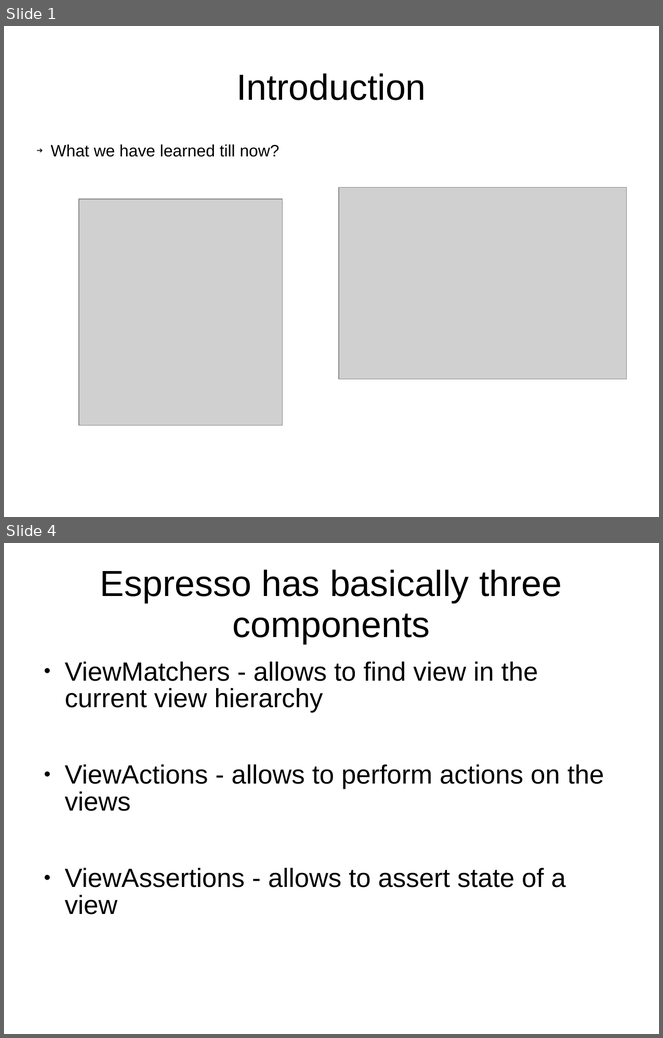
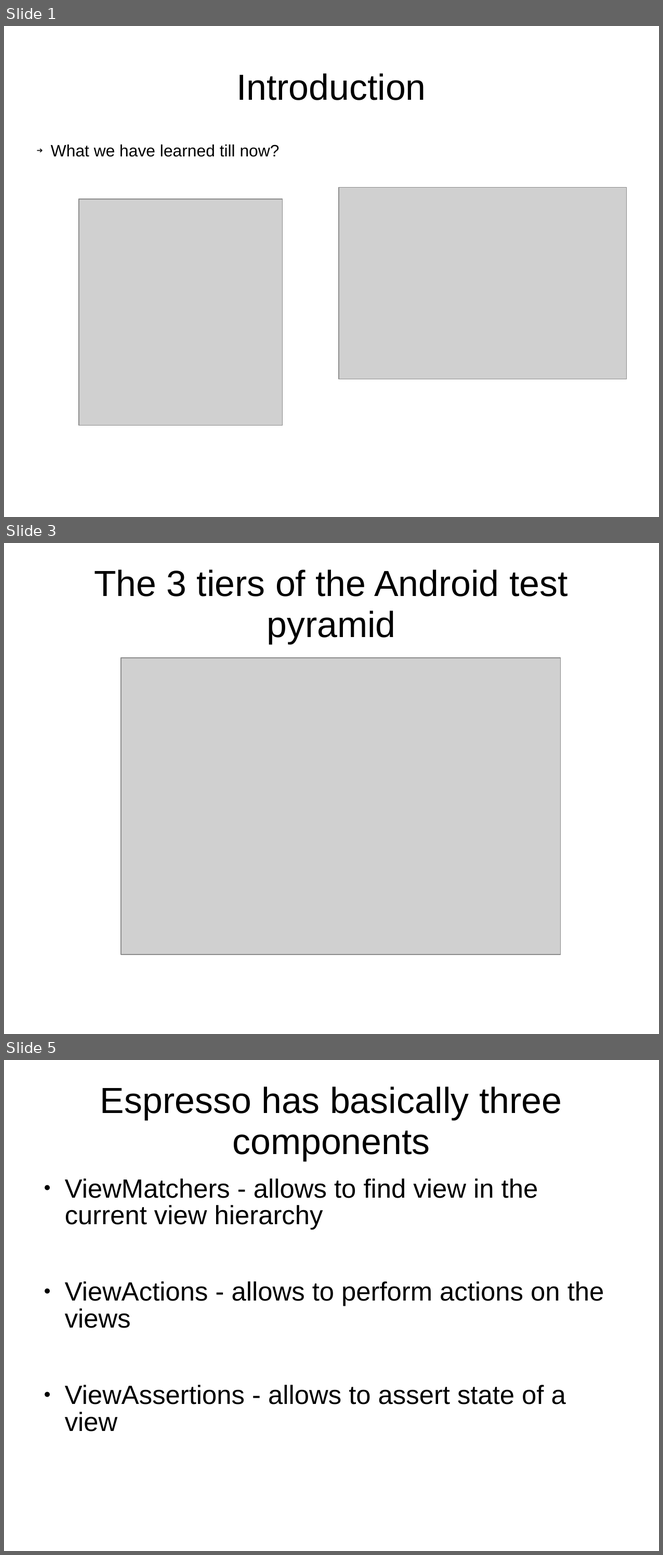
Before and after one commit to prasannakumark/DemoUnitTestCases, a slide deck: DemoUnitTest/Espresso1.ppt. Shown one above the other, each under a label of ours: slides 1 and 4 before the commit, slides 1, 3 and 5 after it; the slides between them are not shown. The pictures are 663x1038 and 663x1555 pixels, drawn with LibreOffice and Linux fonts; fonts in the diff are those of the drawing; grey boxes stand for pictures. Boxes give left, top, right and bottom in pixels: in the first picture for what was removed or moved away, otherwise in the second. Text is boxed around its words. In the diff, an @@ line names an element or a change of style, - is before the commit and + after.

```diff
--- a/DemoUnitTest/Espresso1.ppt
+++ b/DemoUnitTest/Espresso1.ppt
@@ slide 3 added at box(4, 543, 659, 1034), background #FFFFFF @@
@@ title added at box(94, 570, 568, 644), 44 pt, text #000000 @@
+The 3 tiers of the Android test pyramid
@@ picture added at box(121, 658, 561, 954) @@
@@ what was slide 4 is now slide 5 @@
```
Also in this commit, not shown: 2 slides changed.
